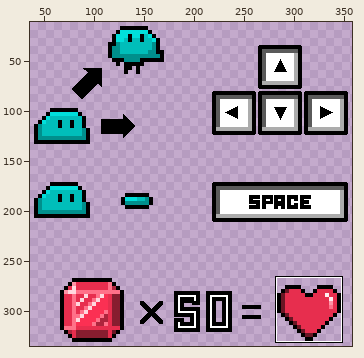
Sprite sheet, stored at src/images/manual.png. Above: a wide view before the commit, with the close-up outlined.
Close-up. Old version:
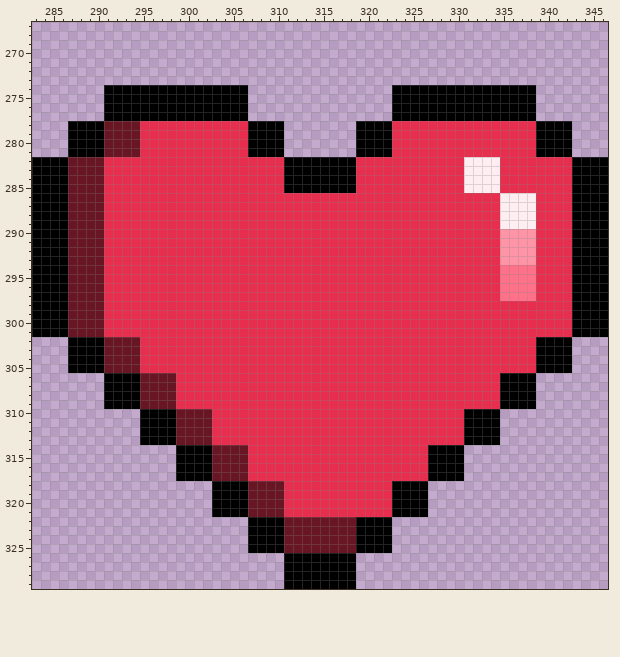
The file is 400x350 pixels. Shown: x 283..346, y 267..329. The wide view leaves out empty margins. The commit also changed other parts of the picture, which this record leaves out.
Now the later version:
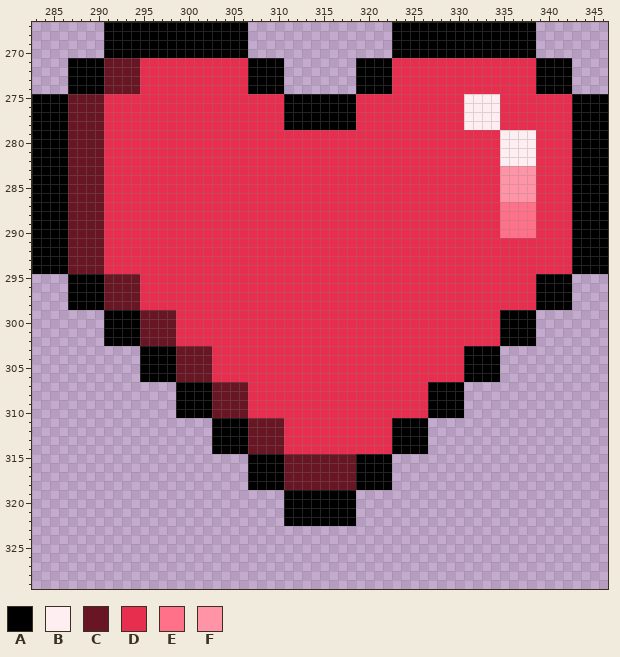
Palette (. is transparent): A #000000  B #ffeef1  C #691624  D #e72e4e  E #ff7189  F #ff94a6
Change:
Changed rows in their new state; - is an unchanged pixel.
first column x 283:
267 --------AAAAAAAAAAAAAAAA----------------AAAAAAAAAAAAAAAA--------
268 --------AAAAAAAAAAAAAAAA----------------AAAAAAAAAAAAAAAA--------
269 --------AAAAAAAAAAAAAAAA----------------AAAAAAAAAAAAAAAA--------
270 --------AAAAAAAAAAAAAAAA----------------AAAAAAAAAAAAAAAA--------
271 ----AAAACCCCDDDDDDDDDDDDAAAA--------AAAADDDDDDDDDDDDDDDDAAAA----
272 ----AAAACCCCDDDDDDDDDDDDAAAA--------AAAADDDDDDDDDDDDDDDDAAAA----
273 ----AAAACCCCDDDDDDDDDDDDAAAA--------AAAADDDDDDDDDDDDDDDDAAAA----
274 ----AAAACCCCDDDDDDDDDDDDAAAA--------AAAADDDDDDDDDDDDDDDDAAAA----
275 AAAACCCCDDDDDDDDDDDDDDDDDDDDAAAAAAAADDDDDDDDDDDDBBBBDDDDDDDDAAAA
276 AAAACCCCDDDDDDDDDDDDDDDDDDDDAAAAAAAADDDDDDDDDDDDBBBBDDDDDDDDAAAA
277 AAAACCCCDDDDDDDDDDDDDDDDDDDDAAAAAAAADDDDDDDDDDDDBBBBDDDDDDDDAAAA
278 AAAACCCCDDDD------------DDDDAAAAAAAADDDD--------BBBB----DDDDAAAA
279 AAAACCCCDDDD------------DDDDDDDDDDDDDDDD------------BBBBDDDDAAAA
280 AAAACCCCDDDD------------DDDDDDDDDDDDDDDD------------BBBBDDDDAAAA
281 AAAACCCCDDDD------------DDDDDDDDDDDDDDDD------------BBBBDDDDAAAA
282 ----------------------------DDDDDDDD------------DDDDBBBB--------
283 ----------------------------DDDDDDDD------------DDDDFFFF--------
284 ----------------------------DDDDDDDD------------DDDDFFFF--------
285 ----------------------------DDDDDDDD------------DDDDFFFF--------
286 ----------------------------------------------------FFFF--------
287 ----------------------------------------------------EEEE--------
288 ----------------------------------------------------EEEE--------
289 ----------------------------------------------------EEEE--------
290 ----------------------------------------------------EEEE--------
291 ----------------------------------------------------DDDD--------
292 ----------------------------------------------------DDDD--------
293 ----------------------------------------------------DDDD--------
294 ----------------------------------------------------DDDD--------
295 ....AAAACCCC----------------------------------------DDDDAAAA....
296 ....AAAACCCC----------------------------------------DDDDAAAA....
297 ....AAAACCCC----------------------------------------DDDDAAAA....
298 ....AAAACCCC--------------------------------------------AAAA....
299 ........AAAACCCC------------------------------------AAAA........
300 ........AAAACCCC------------------------------------AAAA........
301 ........AAAACCCC------------------------------------AAAA........
302 ----....AAAACCCC------------------------------------AAAA....----
303 ----........AAAACCCC----------------------------AAAA........----
304 ----........AAAACCCC----------------------------AAAA........----
305 ----........AAAACCCC----------------------------AAAA........----
306 --------....AAAACCCC----------------------------AAAA....--------
307 --------........AAAACCCC--------------------AAAA........--------
308 --------........AAAACCCC--------------------AAAA........--------
309 --------........AAAACCCC--------------------AAAA........--------
310 ------------....AAAACCCC--------------------AAAA....------------
311 ------------........AAAACCCC------------AAAA........------------
312 ------------........AAAACCCC------------AAAA........------------
313 ------------........AAAACCCC------------AAAA........------------
314 ----------------....AAAACCCC------------AAAA....----------------
315 ----------------........AAAACCCCCCCCAAAA........----------------
316 ----------------........AAAACCCCCCCCAAAA........----------------
317 ----------------........AAAACCCCCCCCAAAA........----------------
318 --------------------....AAAACCCCCCCCAAAA....--------------------
319 --------------------........AAAAAAAA........--------------------
320 --------------------........AAAAAAAA........--------------------
321 --------------------........AAAAAAAA........--------------------
322 ------------------------....AAAAAAAA....------------------------
323 ------------------------................------------------------
324 ------------------------................------------------------
325 ------------------------................------------------------
326 ----------------------------........----------------------------
327 ----------------------------........----------------------------
328 ----------------------------........----------------------------
329 ----------------------------........----------------------------
Boxes around the changes in both close-ups, in picture pixels (x1, y1, x2, y2):
changed: (32, 22, 608, 589)
